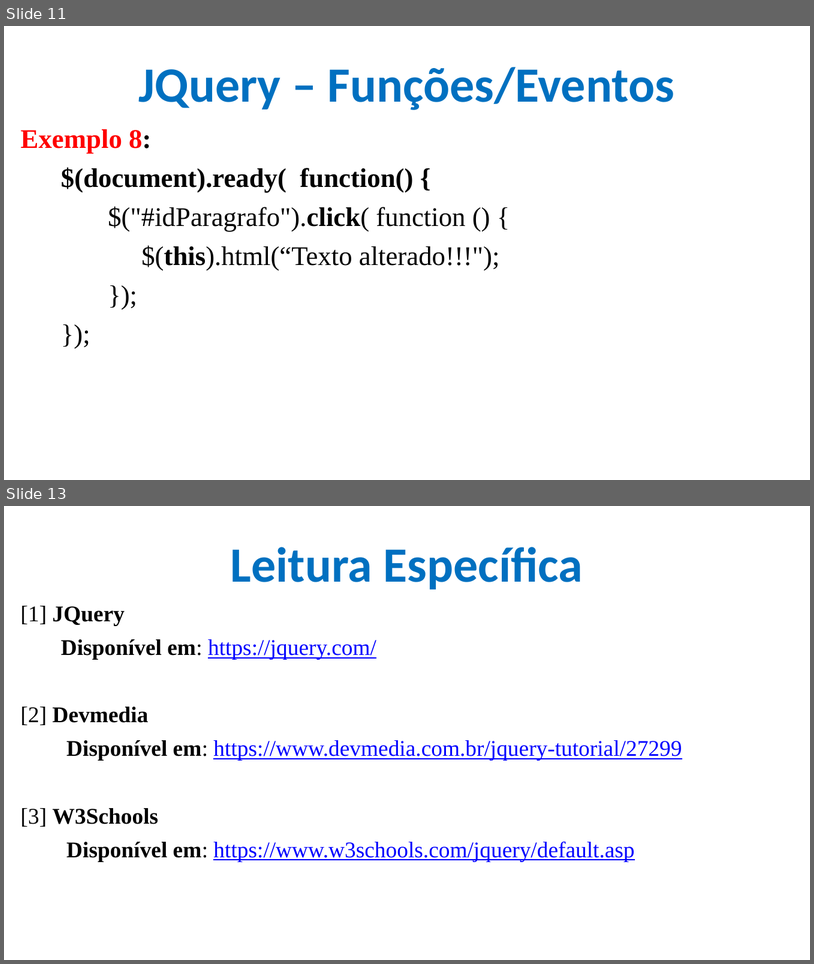
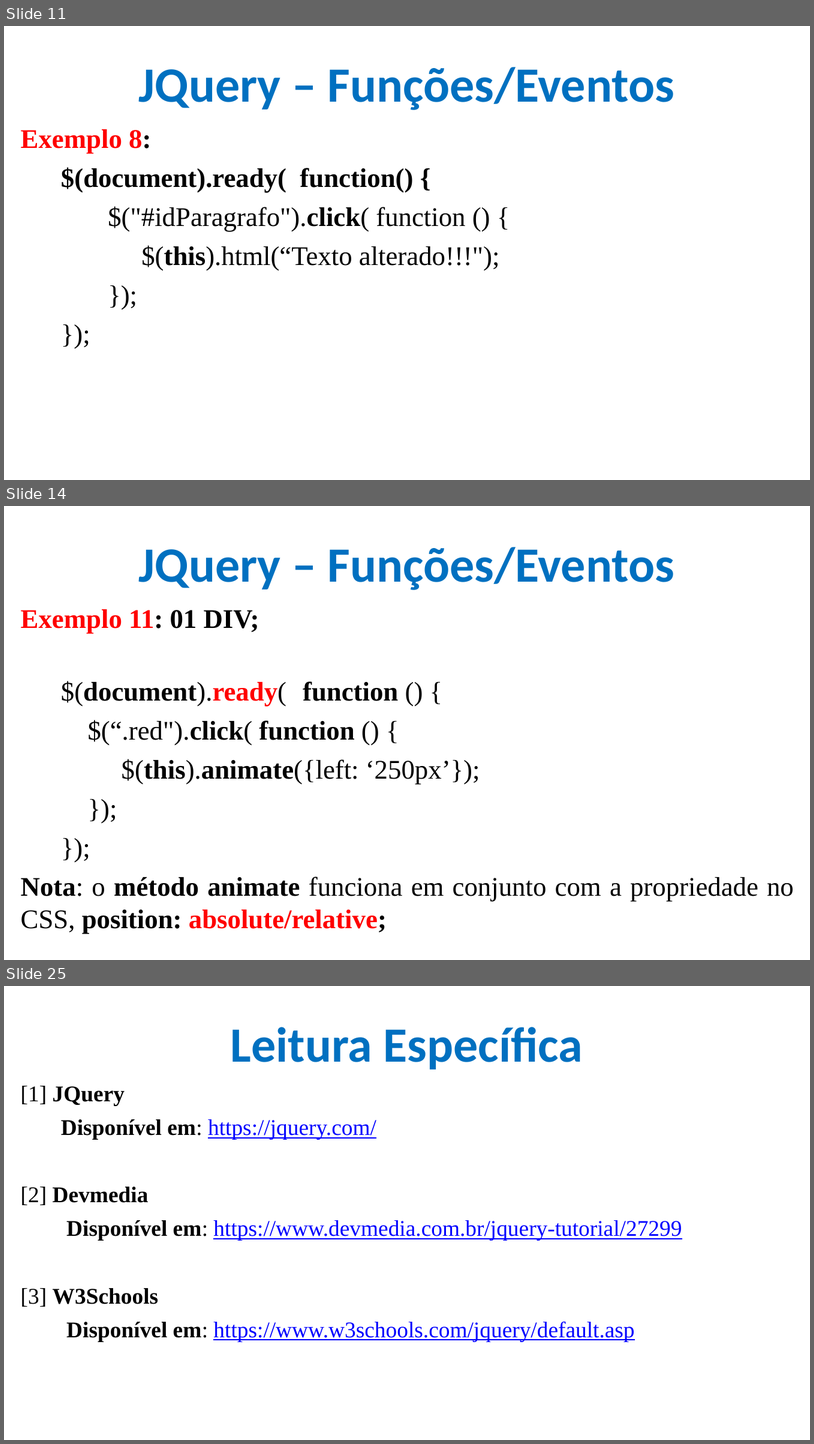
Before and after one commit to CloudEducationBrazil/WydenDesenvolvimentoWebPHP, a slide deck: 01 Classes/Aula 11 Desenvolvimento Web PHP - JQuery.pptx. Shown one above the other, each under a label of ours: slides 11 and 13 before the commit, slides 11, 14 and 25 after it; the slides between them are not shown. The pictures are 814x964 and 814x1444 pixels, drawn with LibreOffice and Linux fonts; fonts in the diff are those of the drawing; background and template pictures are left out. Boxes give left, top, right and bottom in pixels: in the first picture for what was removed or moved away, otherwise in the second. Text is boxed around its words. In the diff, an @@ line names an element or a change of style, - is before the commit and + after.

Commit message:
ppt JQuery

```diff
--- a/01 Classes/Aula 11 Desenvolvimento Web PHP - JQuery.pptx
+++ b/01 Classes/Aula 11 Desenvolvimento Web PHP - JQuery.pptx
@@ slide 14 added at (x1=4, y1=506, x2=810, y2=960), background picture (left out) @@
@@ title added at (x1=139, y1=547, x2=675, y2=590), 44 pt, text #0070C0, bold @@
+JQuery – Funções/Eventos
@@ text added at (x1=21, y1=609, x2=794, y2=934), 24 pt, text #000000, bold @@
+Exemplo 11: 01 DIV;
+$(document).ready( function () {
+$(“.red").click( function () {
+$(this).animate({left: ‘250px’});
+});
+});
+Nota: o método animate funciona em conjunto com a propriedade no CSS, position: absolute/relative;
@@ what was slide 13 is now slide 25 @@
```
Also in this commit, not shown: 2 slides changed, 11 other slides added, 7 other files.
